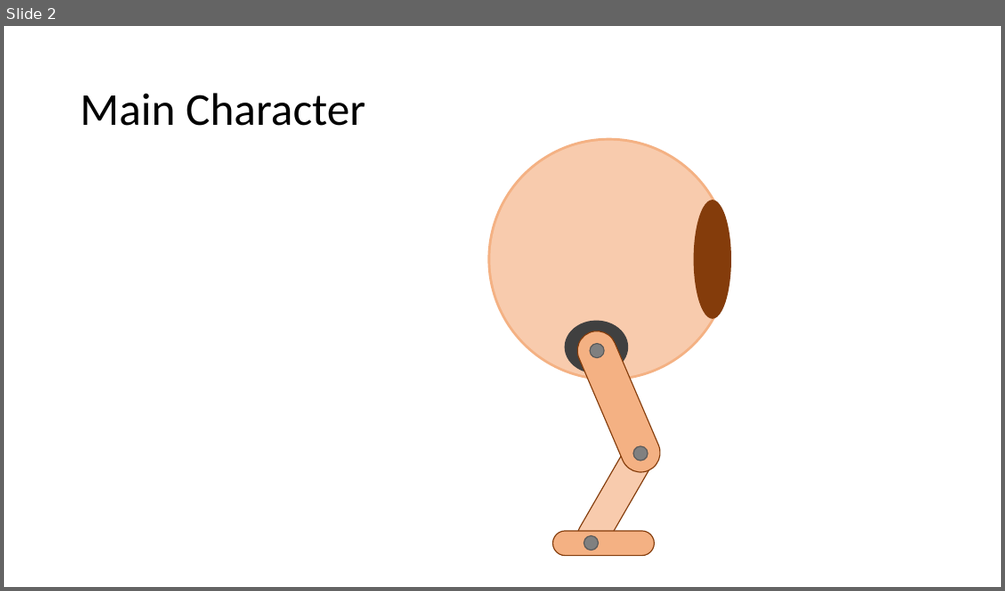
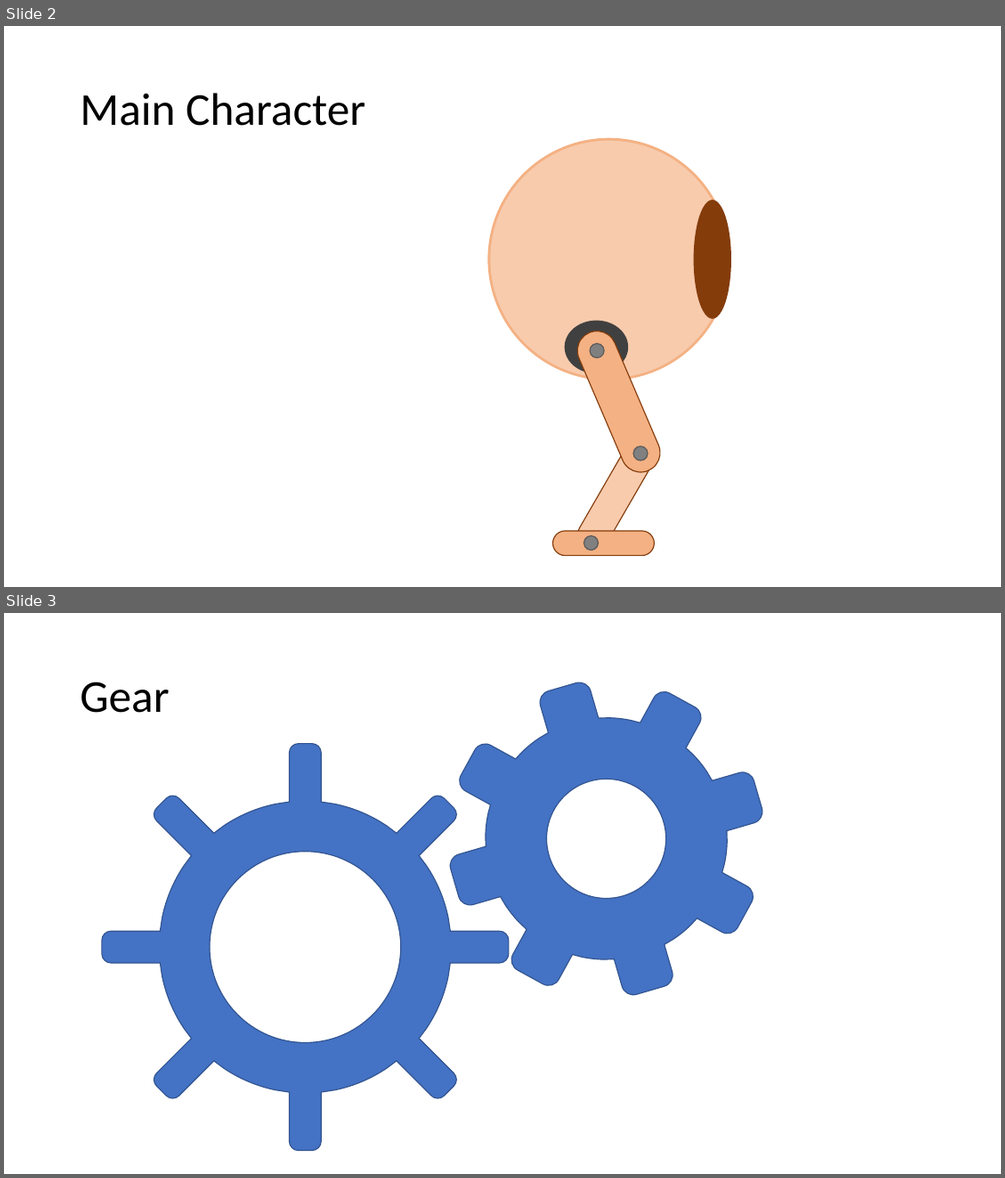
Before and after one commit to MillerMark/CodeRushed-1, a slide deck: Design Notes/Game 1 - Vector Artwork.pptx. Shown one above the other, each under a label of ours: slide 2 before the commit, slides 2 and 3 after it. The pictures are 1005x591 and 1005x1178 pixels, drawn with LibreOffice and Linux fonts; fonts in the diff are those of the drawing. Boxes give left, top, right and bottom in pixels: in the first picture for what was removed or moved away, otherwise in the second. Text is boxed around its words. In the diff, an @@ line names an element or a change of style, - is before the commit and + after.

```diff
--- a/Design Notes/Game 1 - Vector Artwork.pptx
+++ b/Design Notes/Game 1 - Vector Artwork.pptx
@@ slide 3 added at (4, 613, 1001, 1174), background #FFFFFF @@
@@ freeform shape added at (411, 642, 801, 1034), fill #4472C4, outline #325491 1 pt @@
@@ title added at (80, 682, 169, 713), 44 pt, text #000000 @@
+Gear
@@ freeform shape added at (102, 744, 509, 1151), fill #4472C4, outline #325491 1 pt @@
```
Also in this commit, not shown: 27 other files.
